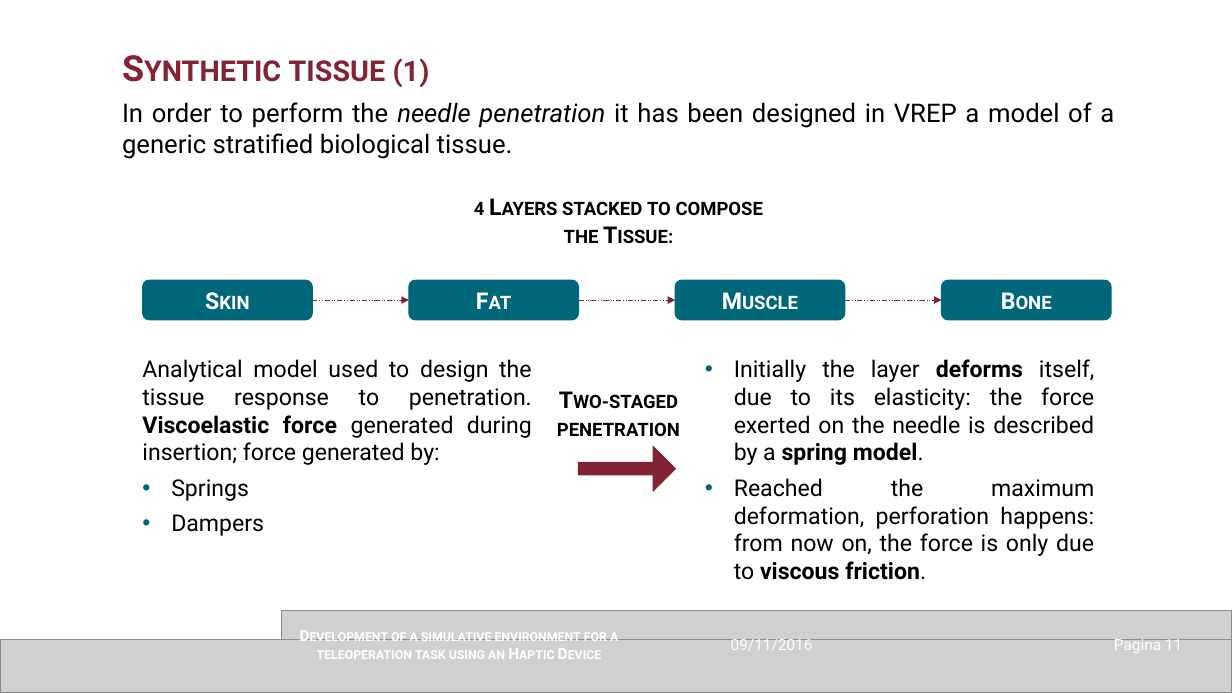
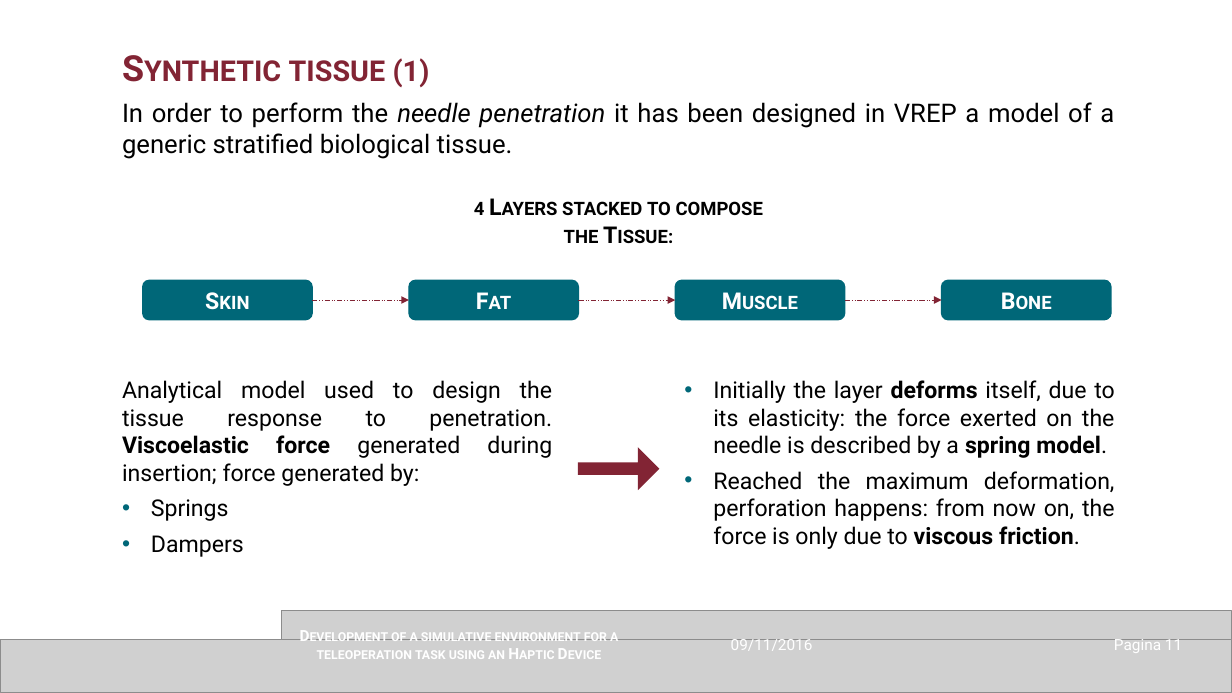
Before and after one commit to GianMassimiani/MEDROB2_VREP, a slide deck: slide 11 of 3_PPT/Presentazione_v1.1_IRVIN.pptx. Drawn at 1232x693 pixels with LibreOffice and Linux fonts; fonts in the diff are those of the drawing; grey boxes stand for pictures. Boxes give left, top, right and bottom in pixels: in the first picture for what was removed or moved away, otherwise in the second. Text is boxed around its words. In the diff, an @@ line names an element or a change of style, - is before the commit and + after.

```diff
--- a/3_PPT/Presentazione_v1.1_IRVIN.pptx
+++ b/3_PPT/Presentazione_v1.1_IRVIN.pptx
@@ text "Analytical model used to design ..." rewrapped from (142,359,532,536) to (122,380,553,557) @@
@@ text "Initially the layer deforms itself, ..." rewrapped from (734,359,1094,580) to (713,380,1115,549) @@
@@ text removed at (557,394,680,436) @@
-Two-staged penetration
@@ down arrow: place and size @@
-down arrow at (579,447,676,491)
+down arrow at (579,449,659,489)
```
Also in this commit, not shown: 3 other slides changed, 1 slide removed.
